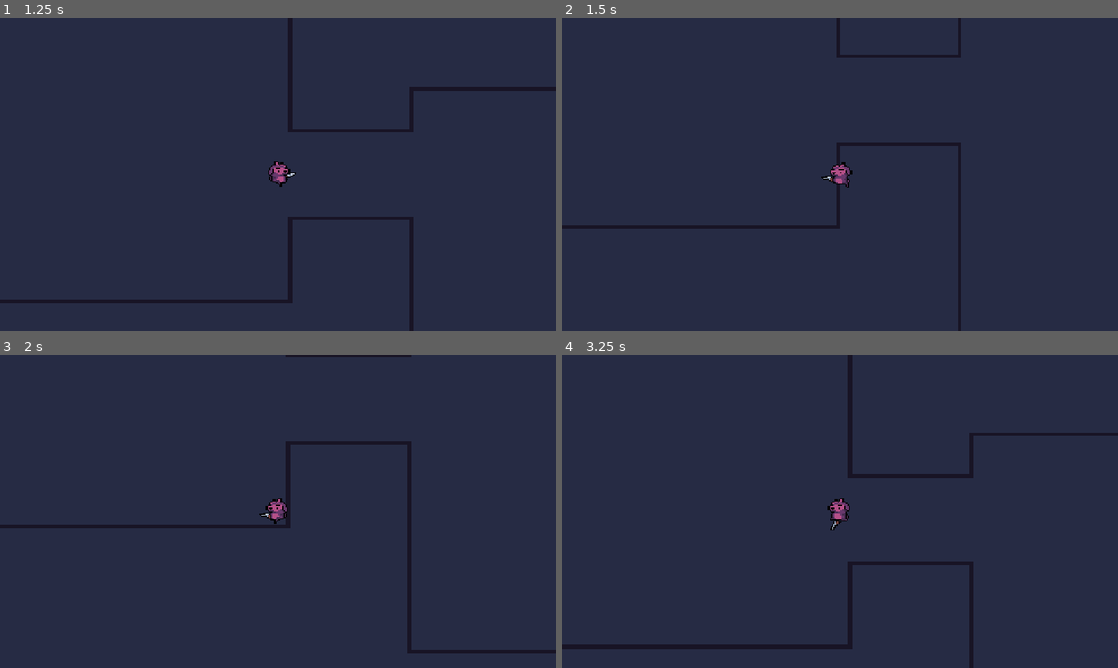
Above: before the commit, frames 1-4 (two rows, left to right).
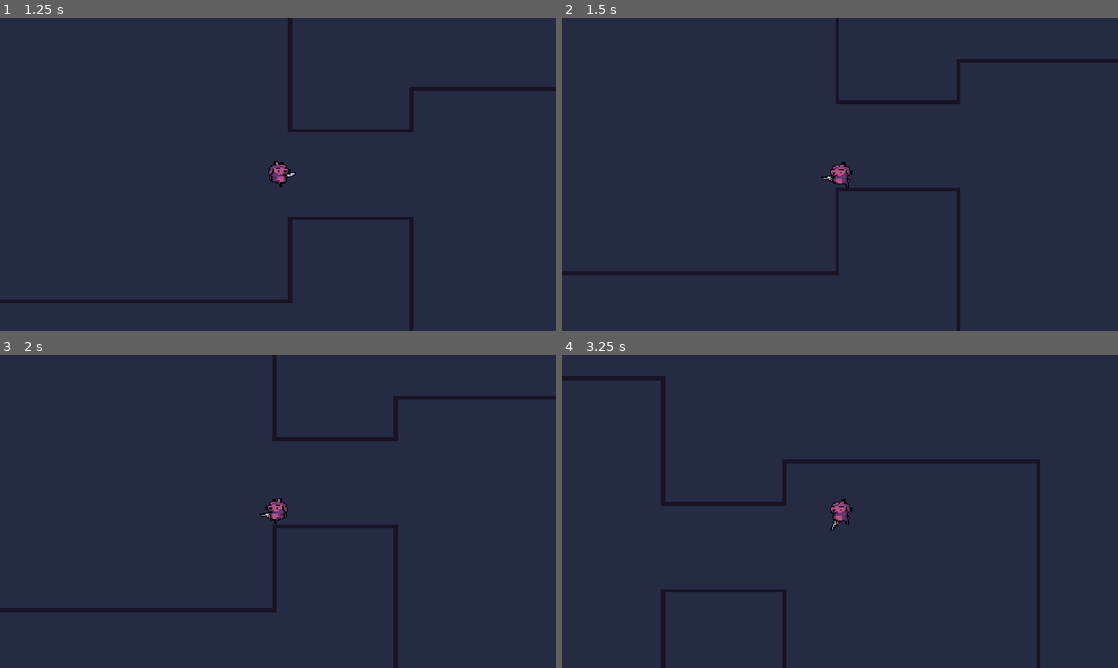
Above: after the commit, the same moments.

Repository: Jeremylikestoes/Prototype-1
Game: Godot game, scene res://Scenes/game.tscn
Two runs of this game, one before a commit and one after it. Both use one fixed random seed, a clock stepped at 60 frames per second and the inputs below.
Inputs (mouse positions are in pixels of both pictures, inside the frame that each line leads up to):
- Up to frame 1 (1.25 s): tap Enter at 0.5 s; move the mouse to (400, 158) at 0.52 s; hold D (ui_right) from 0.53 s (still down); right-click (400, 158) at 0.6 s
- Up to frame 2 (1.5 s): move the mouse to (728, 190) at 1.27 s; release D (ui_right) at 1.28 s; hold S (ui_down) from 1.28 s (still down); right-click (728, 190) at 1.35 s
- Up to frame 3 (2 s): keep holding S (ui_down)
- Up to frame 4 (3.25 s): move the mouse to (895, 442) at 2.02 s; release S (ui_down) at 2.03 s; hold D (ui_right) 2.03-2.78 s; click (895, 442) at 2.1 s; right-click (895, 442) at 2.3 s; move the mouse to (812, 574) at 2.77 s; hold W (ui_up) from 2.78 s (still down); right-click (812, 574) at 2.85 s

Frame 1 is identical in both runs. In frame 2, 3.2% of the frame differs, in the area x 0-100%, y 0-100%; in frame 3, 4.3%; in frame 4, 5.2%.

Commit message:
Added the time between dodges and got the dodge dashing through walls fully fixed to my knowledge.

Diff:
--- a/prototype-#1/Scenes/player.tscn
+++ b/prototype-#1/Scenes/player.tscn
@@ -105,6 +105,10 @@
 position = Vector2(0, 1.9999998)
 shape = SubResource("RectangleShape2D_onrkg")
 
+[node name="DodgeCast" type="ShapeCast2D" parent="." unique_id=215492987]
+position = Vector2(0, 2)
+shape = SubResource("RectangleShape2D_3gngh")
+
 [node name="Camera2D" type="Camera2D" parent="." unique_id=1302270895]
 zoom = Vector2(3, 3)
 process_callback = 0
@@ -120,8 +124,8 @@
 [node name="DodgeTimer" type="Timer" parent="." unique_id=1681430734]
 one_shot = true
 
-[node name="DodgeCast" type="ShapeCast2D" parent="." unique_id=215492987]
-position = Vector2(0, 2)
-shape = SubResource("RectangleShape2D_3gngh")
+[node name="BetweenDodgeTimer" type="Timer" parent="." unique_id=949295884]
+one_shot = true
 
 [connection signal="timeout" from="DodgeTimer" to="." method="_on_dodge_timer_timeout"]
+[connection signal="timeout" from="BetweenDodgeTimer" to="." method="_on_between_dodge_timer_timeout"]
--- a/prototype-#1/Scripts/player.gd
+++ b/prototype-#1/Scripts/player.gd
@@ -3,9 +3,12 @@
 
 @onready var gun: Node2D = $GunPivot/Gun
 @onready var gun_pivot: Marker2D = $GunPivot
+
+@onready var animated_sprite: AnimatedSprite2D = $AnimatedSprite2D
+
 @onready var dodge_cast: ShapeCast2D = $DodgeCast
-@onready var animated_sprite: AnimatedSprite2D = $AnimatedSprite2D
 @onready var dodge_timer: Timer = $DodgeTimer
+@onready var between_dodge_timer: Timer = $BetweenDodgeTimer
 
 const SMOOTHING_SPEED = 7.0
 
@@ -14,15 +17,12 @@
 var deceleration: float = 2400.0
 
 var dodge_direction: Vector2
-var dodge_start_position: Vector2
-var dodge_target_position: Vector2
 var max_dodge_distance: float = 60.0
 var dodge_distance: float
+
 var dodge_duration: float = 0.15
-var dodge_tween: Tween
-
-var weight: float
-var dodge_elapsed_time: float = 0.0
+var between_dodge_duration: float = 0.5
+var can_dodge: bool = true
 
 var current_state: State = State.Idle
 
@@ -33,18 +33,15 @@
 }
 
 func _ready() -> void:
-	dodge_timer.timeout.connect(_on_dodge_timer_timeout)
-
 	dodge_timer.wait_time = dodge_duration
+	between_dodge_timer.wait_time = between_dodge_duration
 
 func _process(delta: float) -> void:
-
-	# Gun rotation
 	var mouse_position := get_global_mouse_position()
 	var gun_rotation_to_mouse = gun_pivot.global_position.angle_to_point(mouse_position)
 	var mouse_relative_position := (mouse_position - gun_pivot.global_position)
 
-	weight = 1 - exp(-SMOOTHING_SPEED * delta)
+	var weight: float = 1 - exp(-SMOOTHING_SPEED * delta)
 	var orbit_position = lerp_angle(gun_rotation_to_mouse, gun_pivot.rotation, weight)
 
 	gun_pivot.global_rotation = orbit_position
@@ -52,17 +49,6 @@
 	gun.scale.y = 1 if mouse_relative_position.x > 0 else -1
 	gun_pivot.show_behind_parent = mouse_relative_position.y  < -2
 
-	# Dodge Cast target position
-	var future_point: Vector2 = global_position + (get_direction() * max_dodge_distance)
-
-
-
-	if get_direction():
-		dodge_cast.target_position = get_direction()
-	else:
-		dodge_cast.target_position = get_local_mouse_position().normalized() * max_dodge_distance
-
-	dodge_distance = dodge_cast.get_closest_collision_safe_fraction() * max_dodge_distance
 
 func _physics_process(delta: float) -> void:
 	var mouse_relative_position = (get_global_mouse_position() - global_position)
@@ -88,7 +74,7 @@
 
 	if direction:
 		change_state(State.Run)
-	elif Input.is_action_just_pressed("dodge"):
+	elif Input.is_action_just_pressed("dodge") and can_dodge:
 		change_state(State.Dodge)
 
 func run_state(direction: Vector2, delta: float) -> void:
@@ -101,10 +87,10 @@
 
 	if direction == Vector2.ZERO and velocity.length() < 1.0:
 		change_state(State.Idle)
-	elif Input.is_action_just_pressed("dodge"):
+	elif Input.is_action_just_pressed("dodge") and can_dodge:
 		change_state(State.Dodge)
 
-func dodge_state(_direction: Vector2, delta: float) -> void:
+func dodge_state(_direction: Vector2, _delta: float) -> void:
 	pass
 
 func change_state(new_state: State) -> void:
@@ -132,9 +118,10 @@
 			else:
 				dodge_direction = (get_global_mouse_position() - global_position).normalized()
 
-			dodge_start_position = global_position
-			dodge_target_position = dodge_start_position + dodge_direction * dodge_distance
-			dodge_tween = create_tween()
+			update_dodge_position()
+
+			var dodge_target_position: Vector2 = global_position + dodge_direction * dodge_distance
+			var dodge_tween: Tween = create_tween()
 
 			dodge_tween.tween_property(
 				self,
@@ -143,7 +130,6 @@
 				dodge_duration * (dodge_distance / max_dodge_distance)
 			)
 
-			dodge_elapsed_time = 0.0
 			dodge_timer.start()
 
 func exit_state(state: State) -> void:
@@ -158,9 +144,24 @@
 		State.Dodge:
 			dodge_timer.stop()
 
+			between_dodge_timer.start()
+			can_dodge = false
+
 func get_direction():
 	var direction = Input.get_vector("ui_left", "ui_right", "ui_up", "ui_down")
 	return direction.round().normalized()
 
+func update_dodge_position() -> void:
+	if get_direction():
+		dodge_cast.target_position = get_direction() * max_dodge_distance
+	else:
+		dodge_cast.target_position = get_local_mouse_position().normalized() * max_dodge_distance
+
+	dodge_cast.force_shapecast_update()
+	dodge_distance = dodge_cast.get_closest_collision_safe_fraction() * max_dodge_distance
+
 func _on_dodge_timer_timeout() -> void:
 	change_state(State.Idle)
+
+func _on_between_dodge_timer_timeout() -> void:
+	can_dodge = true
